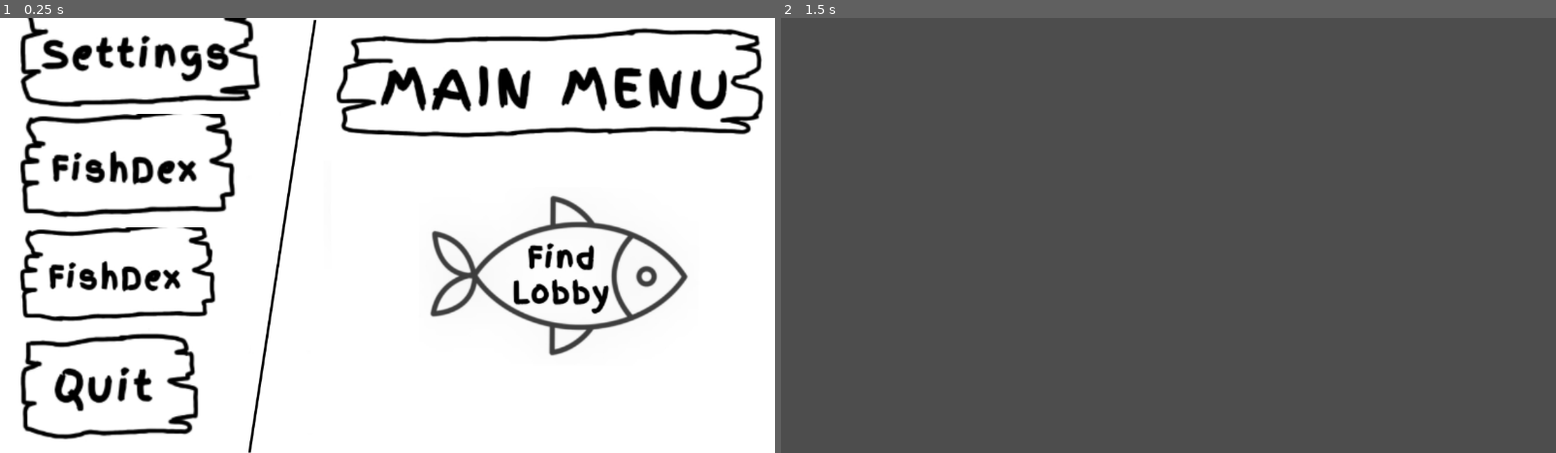
Above: before the commit, frames 1-2 (left to right).
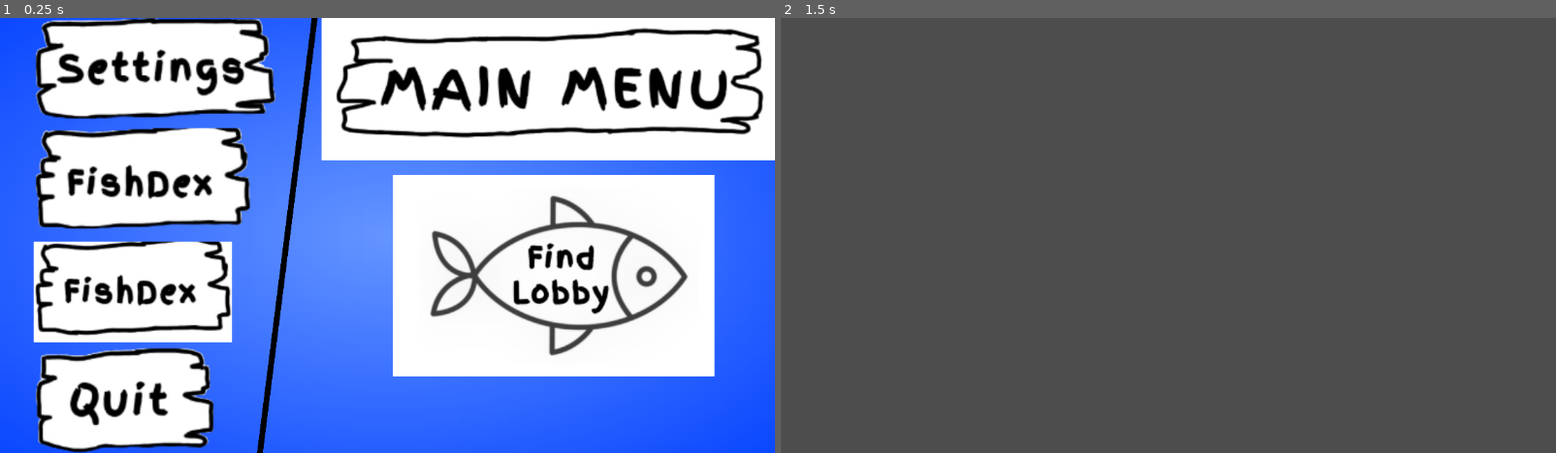
Above: after the commit, the same moments.

Repository: gmuGADIG/King-Fisher
Game: Godot game, scene res://ui/main_menu/main_menu.tscn
Same seed, same stepped clock (60 frames per second), same inputs: the game is played once before the commit and once after it. The engine's default icon, where the game draws it, is replaced by a stand-in: a white triangle on a blue panel in a dark square.
Inputs (mouse positions are in pixels of both pictures, inside the frame that each line leads up to; where the layout moved, square brackets give the same spot in the first picture):
- Up to frame 1 (0.25 s): no input
- Up to frame 2 (1.5 s): click (943, 183) [928, 170] at 0.5 s; tap Enter (test1) at 1.25 s; move the mouse to (1339, 213) at 1.27 s; hold Up (ready_up) from 1.28 s (still down); hold = (add_fish) from 1.28 s (still down); click (1339, 213) at 1.42 s

The runs differ from the first frame. In frame 1, 49% of the frame differs, in the area x 0-100%, y 0-100%; in frame 2, nothing differs.

Commit message:
me when i add many files so its transparent

Diff:
--- a/ui/main_menu/main_menu.tscn
+++ b/ui/main_menu/main_menu.tscn
@@ -6,14 +6,26 @@
 [ext_resource type="Texture2D" uid="uid://duxid346lllhp" path="res://temp/temp_art/find_lobby.png" id="2_ctg6d"]
 [ext_resource type="PackedScene" uid="uid://dih1wbmgk3wkg" path="res://ui/lobby_browser/lobby_browser.tscn" id="2_i5wg5"]
 [ext_resource type="PackedScene" uid="uid://b8jevivyblc6q" path="res://ui/fish_dex/fishdex.tscn" id="4_4e78x"]
-[ext_resource type="Texture2D" uid="uid://mlx8ko4crkr" path="res://temp/temp_art/main_menu_divider.png" id="4_joh67"]
 [ext_resource type="PackedScene" uid="uid://cfvmitsnw0i5e" path="res://ui/item_dex/itemdex.tscn" id="5_xio0d"]
 [ext_resource type="Script" uid="uid://vb1awxq2xekc" path="res://ui/item_dex/itemdex.gd" id="6_tf5ef"]
-[ext_resource type="Texture2D" uid="uid://0hryqho1k81p" path="res://temp/temp_art/main_menu_quit.png" id="7_w2r0d"]
+[ext_resource type="Texture2D" uid="uid://cnkt4f6xunjm2" path="res://temp/temp_art/line.png" id="7_tf5ef"]
 [ext_resource type="Texture2D" uid="uid://bwph74o74qu6y" path="res://temp/temp_art/main_menu_fishdex.png" id="8_4e78x"]
-[ext_resource type="Texture2D" uid="uid://dpm27hd64xm3y" path="res://temp/temp_art/main_menu_settings.png" id="9_s4pem"]
+[ext_resource type="Texture2D" uid="uid://l2cb5j2gmo6u" path="res://temp/temp_art/main_menu_settings_transparent.png" id="8_qao3l"]
+[ext_resource type="Texture2D" uid="uid://bfmp5xp7udw18" path="res://temp/temp_art/main_menu_fishdex_transparent.png" id="9_lknku"]
+[ext_resource type="Texture2D" uid="uid://cm41g157fmffe" path="res://temp/temp_art/main_menu_quit_transparent.png" id="11_u2jyo"]
 
 [sub_resource type="CanvasTexture" id="CanvasTexture_6q35d"]
+
+[sub_resource type="Gradient" id="Gradient_bpbph"]
+colors = PackedColorArray(0.3957282, 0.58489776, 1, 1, 0.046000957, 0.2838379, 0.9999997, 1)
+
+[sub_resource type="GradientTexture2D" id="GradientTexture2D_qewnw"]
+gradient = SubResource("Gradient_bpbph")
+fill = 1
+fill_from = Vector2(0.5, 0.5)
+
+[sub_resource type="StyleBoxTexture" id="StyleBoxTexture_db6af"]
+texture = SubResource("GradientTexture2D_qewnw")
 
 [node name="MainMenu" type="Control" unique_id=470134769]
 layout_mode = 3
@@ -46,6 +58,7 @@
 grow_vertical = 2
 
 [node name="Background" type="TextureRect" parent="MainMenuContainer" unique_id=277350682]
+visible = false
 layout_mode = 1
 anchors_preset = 15
 anchor_right = 1.0
@@ -54,22 +67,38 @@
 grow_vertical = 2
 texture = SubResource("CanvasTexture_6q35d")
 
+[node name="Panel" type="Panel" parent="MainMenuContainer" unique_id=1832185228]
+layout_mode = 1
+anchors_preset = 15
+anchor_right = 1.0
+anchor_bottom = 1.0
+grow_horizontal = 2
+grow_vertical = 2
+theme_override_styles/panel = SubResource("StyleBoxTexture_db6af")
+
 [node name="Divider2" type="TextureRect" parent="MainMenuContainer" unique_id=915958547]
-layout_mode = 0
-offset_left = 202.0
-offset_top = -28.0
-offset_right = 492.0
-offset_bottom = 703.0
-texture = ExtResource("4_joh67")
-flip_v = true
+layout_mode = 1
+anchors_preset = -1
+anchor_left = 0.14847225
+anchor_top = 0.07146929
+anchor_right = 0.5944722
+anchor_bottom = 0.7894694
+offset_left = -185.04001
+offset_top = 202.68787
+offset_right = 1301.168
+offset_bottom = 2565.4238
+rotation = -0.715585
+scale = Vector2(0.275, 0.275)
+texture = ExtResource("7_tf5ef")
+metadata/_edit_use_anchors_ = true
 
 [node name="LeftSide" type="VBoxContainer" parent="MainMenuContainer" unique_id=82524344]
 layout_mode = 1
 anchors_preset = -1
-anchor_left = 0.0234375
-anchor_top = -0.040123455
-anchor_right = 0.37065974
-anchor_bottom = 0.97376543
+anchor_left = 0.043402776
+anchor_top = -0.0077160466
+anchor_right = 0.39062503
+anchor_bottom = 1.0061729
 offset_right = -3.0517578e-05
 grow_horizontal = 0
 grow_vertical = 2
@@ -79,15 +108,14 @@
 [node name="SettingsBtn" type="TextureButton" parent="MainMenuContainer/LeftSide" unique_id=358863002]
 custom_minimum_size = Vector2(400, 165)
 layout_mode = 2
-size_flags_horizontal = 0
-texture_normal = ExtResource("9_s4pem")
+texture_normal = ExtResource("8_qao3l")
 stretch_mode = 4
 
 [node name="FishDexBtn" type="TextureButton" parent="MainMenuContainer/LeftSide" unique_id=224562787]
 custom_minimum_size = Vector2(375, 165)
 layout_mode = 2
 size_flags_horizontal = 0
-texture_normal = ExtResource("8_4e78x")
+texture_normal = ExtResource("9_lknku")
 stretch_mode = 4
 
 [node name="ItemDexBtn" type="TextureButton" parent="MainMenuContainer/LeftSide" unique_id=2115040141]
@@ -101,7 +129,7 @@
 custom_minimum_size = Vector2(350, 165)
 layout_mode = 2
 size_flags_horizontal = 0
-texture_normal = ExtResource("7_w2r0d")
+texture_normal = ExtResource("11_u2jyo")
 stretch_mode = 4
 
 [node name="RightSide" type="VBoxContainer" parent="MainMenuContainer" unique_id=61706508]
Binary file added: temp/temp_art/line.png
Not shown, added: temp/temp_art/line.png.import
Binary file added: temp/temp_art/main_menu_fishdex_transparent.png
Not shown, added: temp/temp_art/main_menu_fishdex_transparent.png.import
Binary file added: temp/temp_art/main_menu_quit_transparent.png
Not shown, added: temp/temp_art/main_menu_quit_transparent.png.import
Binary file added: temp/temp_art/main_menu_settings_transparent.png
Not shown, added: temp/temp_art/main_menu_settings_transparent.png.import
